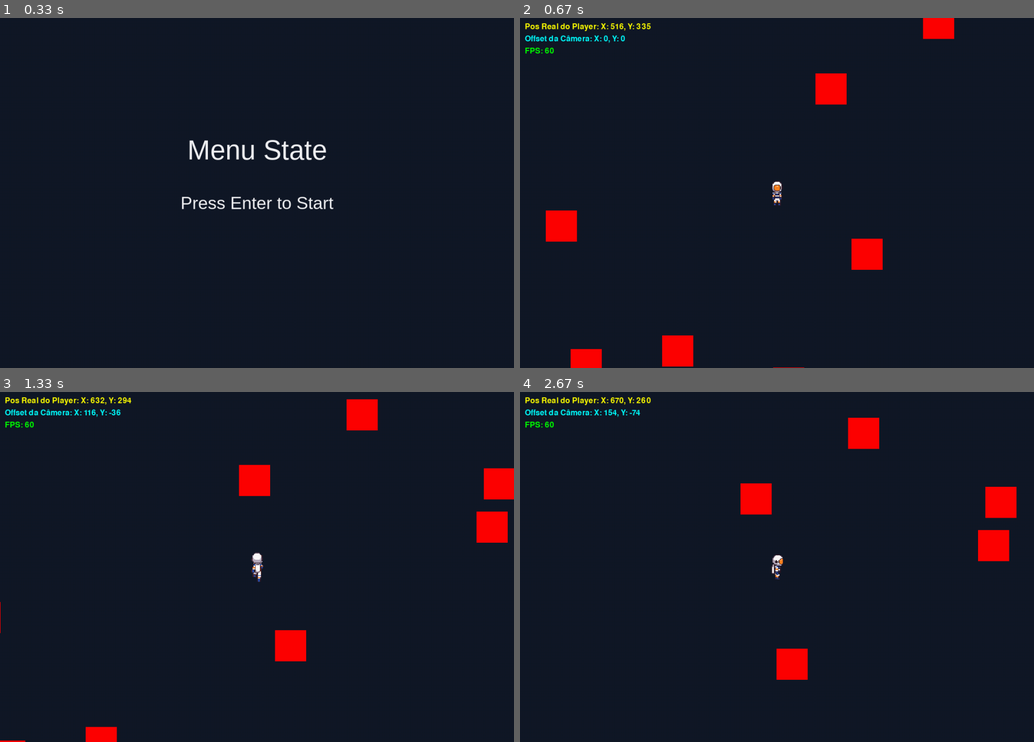
Above: before the commit, frames 1-4 (two rows, left to right).
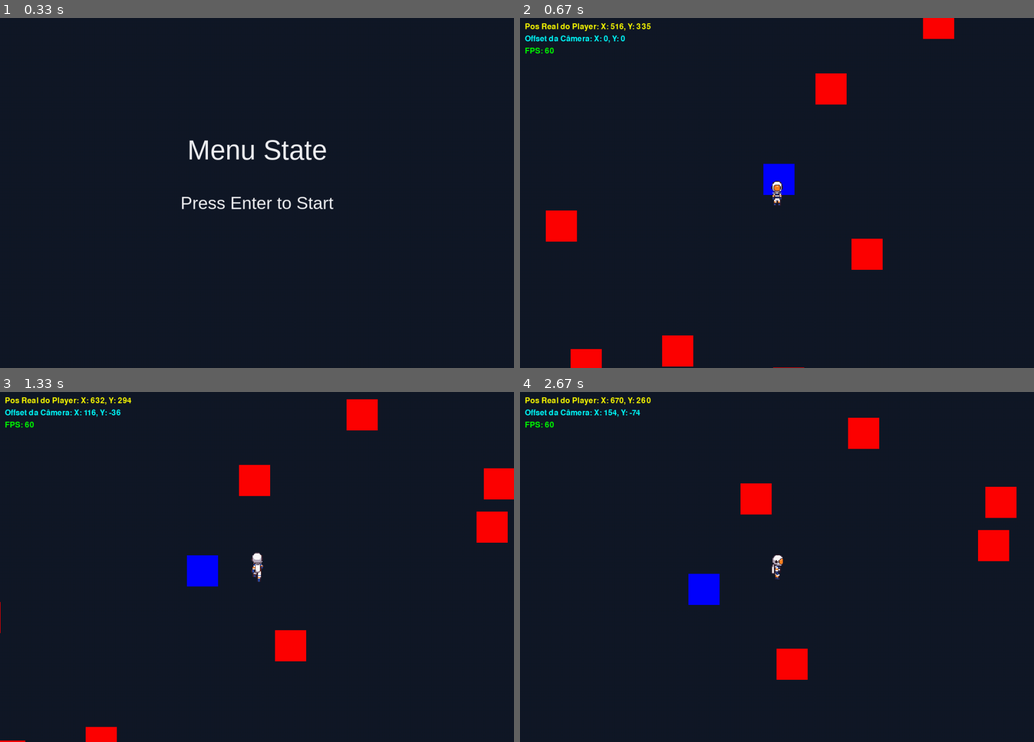
Above: after the commit, the same moments.

Repository: vitorpsogarcia/terranon
Game: pygame game, started from src/main.py
Same seed, same stepped clock (60 frames per second), same inputs: the game is played once before the commit and once after it.
Inputs:
- Up to frame 1 (0.33 s): no input
- Up to frame 2 (0.67 s): tap Enter at 0.33 s
- Up to frame 3 (1.33 s): hold D 0.67-1.13 s; hold W from 1.17 s (still down)
- Up to frame 4 (2.67 s): release W at 1.47 s; hold D 1.5-1.97 s; tap K at 1.65 s; tap Enter at 2, 2.33 s

Frame 1 is identical in both runs. In frame 2, 0.5% of the frame differs, in the area x 47-54%, y 41-51%; in frame 3, 0.5%, in the area x 36-43%, y 46-56%; in frame 4, 0.5%.

Commit message:
feat: add ao mundo a base e três inimigos para testar a funcionalidade;

Diff:
--- a/src/core/states/play_state.py
+++ b/src/core/states/play_state.py
@@ -6,6 +6,8 @@
 from core.enums.game_state_enum import GameStateEnum
 from core.game_world import GameWorld
 from core.states.base_state import BaseState
+from entities.base_structure import BaseStructure
+from entities.enemy import Enemy
 
 if TYPE_CHECKING:
     from core.state_manager import StateManager
@@ -19,7 +21,6 @@
         self.world: GameWorld | None = None
         self.initialized = False
         self.screen_size = screen_size
-
 
     def enter(self):
         if (self.initialized):
@@ -36,6 +37,17 @@
 
         self.world.add_object(player)
         self.world.set_target(player)
+
+        self.base = BaseStructure(500, 300)
+        self.world.add_object(self.base)
+
+        inimigo1 = Enemy(100, -200, target=self.base)
+        inimigo2 = Enemy(900, 800, target=self.base)
+        inimigo3 = Enemy(-300, 500, target=self.base)
+
+        self.world.add_object(inimigo1)
+        self.world.add_object(inimigo2)
+        self.world.add_object(inimigo3)
 
         for _ in range(50):
             random_x = random.randint(-1000, 2000)
